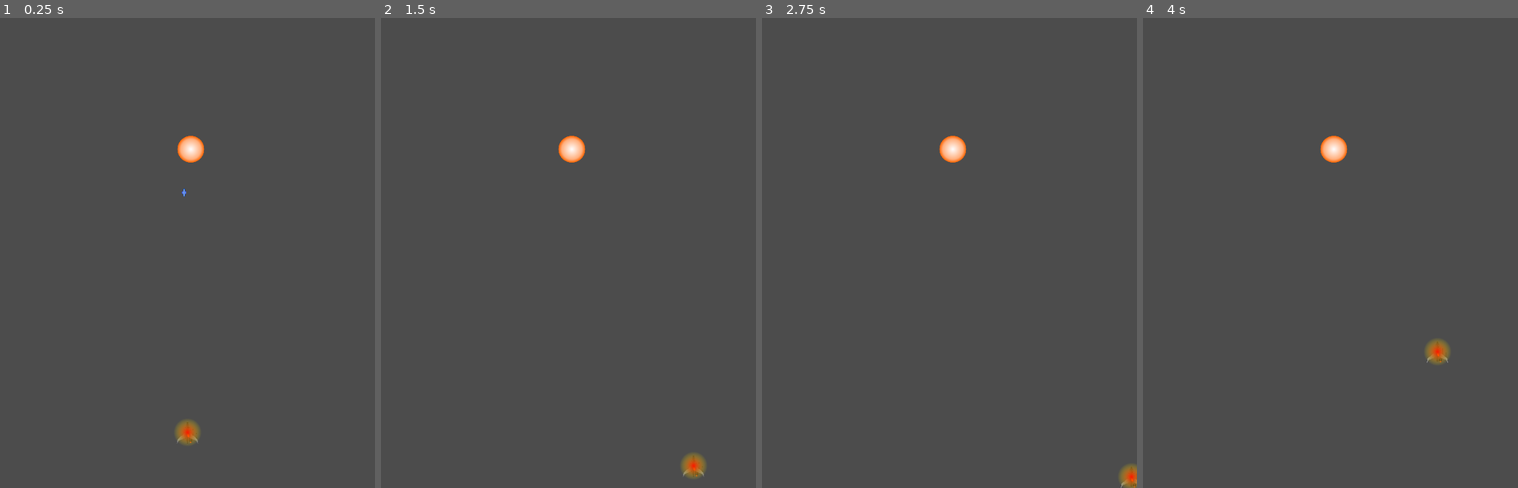
Above: before the commit, frames 1-4 (left to right).
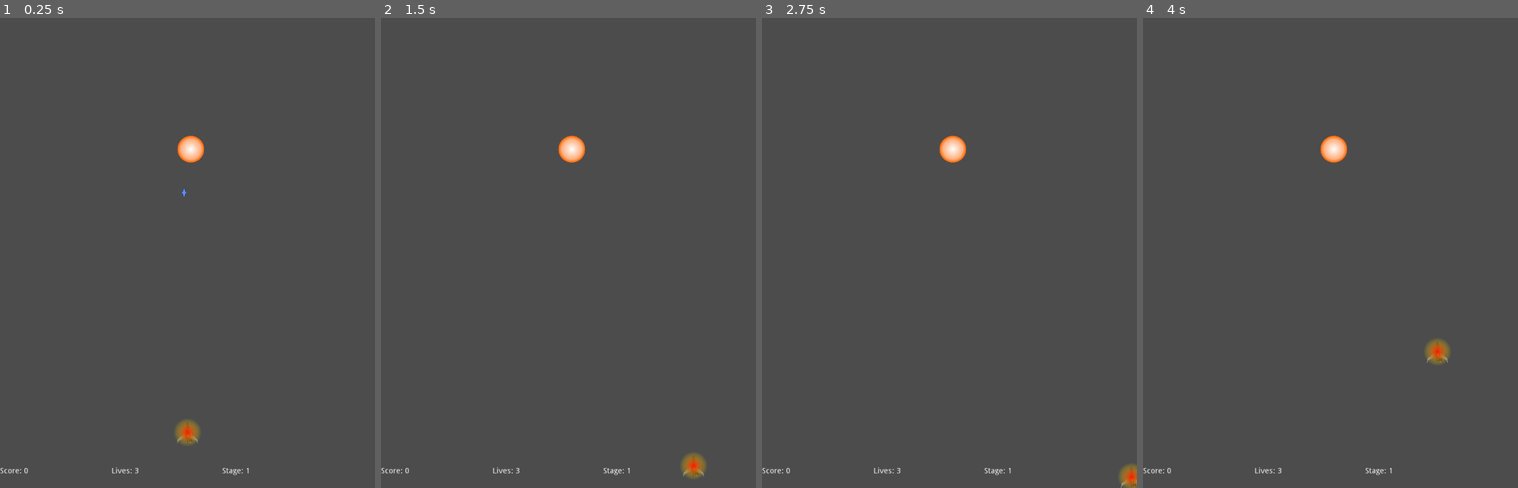
Above: after the commit, the same moments.

Repository: Imacds/ship-project-cs4700
Game: Godot game, scene res://Root.tscn
The game is run twice, just before and just after one commit, with the same random seed, the same clock (stepped at 60 frames per second) and the same inputs.
Inputs:
- Up to frame 1 (0.25 s): no input
- Up to frame 2 (1.5 s): tap Enter at 0.5 s; hold D (move_right) 0.53-1.28 s; hold S (move_down) from 1.28 s (still down)
- Up to frame 3 (2.75 s): tap Space at 2 s; release S (move_down) at 2.03 s; hold D (move_right) from 2.03 s (still down)
- Up to frame 4 (4 s): tap Enter at 2.75 s; release D (move_right) at 2.78 s; hold W (move_up) 2.78-3.53 s; hold A (move_left) from 3.53 s (still down)

The runs differ from the first frame. In frame 1, 0.1% of the frame differs, in the area x 0-67%, y 95-98%; in frame 2, 0.1%; in frame 3, 0.1%; in frame 4, 0.1%.

Commit message:
add: basic menu to game

Diff:
--- a/Root.tscn
+++ b/Root.tscn
@@ -16,3 +16,39 @@
 position = Vector2( 343.5, 290.25 )
 
 [node name="Ship" parent="." instance=ExtResource( 4 )]
+
+[node name="GUI" type="Control" parent="."]
+margin_right = 675.0
+margin_bottom = 900.0
+
+[node name="MarginContainer" type="MarginContainer" parent="GUI"]
+margin_top = 839.0
+margin_right = 680.0
+margin_bottom = 899.0
+
+[node name="HBoxContainer" type="HBoxContainer" parent="GUI/MarginContainer"]
+margin_left = 100.0
+margin_right = 753.0
+margin_bottom = 60.0
+size_flags_horizontal = 3
+custom_constants/separation = 150
+
+[node name="ScoreLabel" type="Label" parent="GUI/MarginContainer/HBoxContainer"]
+margin_top = 23.0
+margin_right = 51.0
+margin_bottom = 37.0
+text = "Score: 0"
+
+[node name="LivesLabel" type="Label" parent="GUI/MarginContainer/HBoxContainer"]
+margin_left = 201.0
+margin_top = 23.0
+margin_right = 250.0
+margin_bottom = 37.0
+text = "Lives: 3"
+
+[node name="StageLabel" type="Label" parent="GUI/MarginContainer/HBoxContainer"]
+margin_left = 400.0
+margin_top = 23.0
+margin_right = 450.0
+margin_bottom = 37.0
+text = "Stage: 1"
